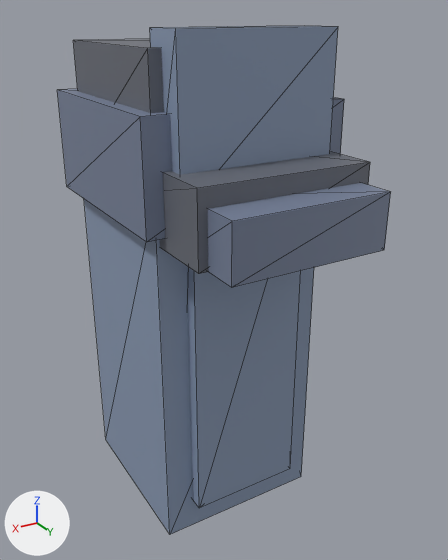
An edit to the glTF model scenes/mecha/parts/leg_left/tankmech_leg_left.glb, drawn before and after from the same camera.
Rendered twice from a camera (50 mm lens) standing at (1.05, 1.96, 0.286) and looking at (-0.036, 0.15, -0.619). The lights are fixed; the arrows at lower left show +X, +Y and +Z. The picture after the commit comes second. Mesh edges are drawn as thin lines.

Objects in the first picture: 'legL_foot', 'legL_foot_toe', 'legL_hip_cap', 'legL_knee', 'legL_knee_plate', 'legL_shin_guard', 'legL_thigh'.
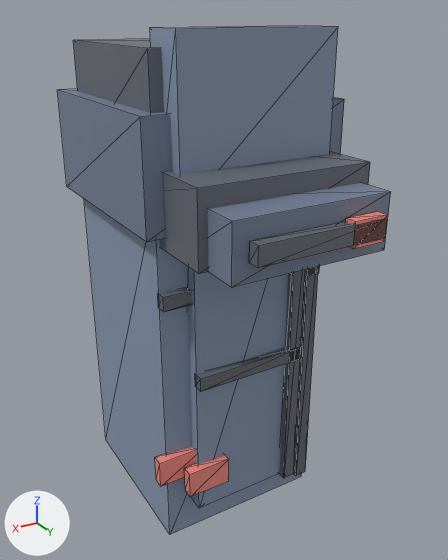
The change, as a diff of the scene's bpy script:
```diff
--- a/scenes/mecha/parts/leg_left/tankmech_leg_left.glb.py
+++ b/scenes/mecha/parts/leg_left/tankmech_leg_left.glb.py
@@ mat_defaultmaterial_018 @@
+mat_defaultmaterial_018 = bpy.data.materials.new('DefaultMaterial.018')
+mat_defaultmaterial_018.use_nodes = True; mat_defaultmaterial_018.node_tree.nodes.clear()
+_N = mat_defaultmaterial_018.node_tree.nodes; _L = mat_defaultmaterial_018.node_tree.links
+n0 = _N.new('ShaderNodeOutputMaterial'); n0.name = 'Material Output'
+n1 = _N.new('ShaderNodeBsdfPrincipled'); n1.name = 'Principled BSDF'
+n2 = _N.new('ShaderNodeVertexColor'); n2.name = 'Color Attribute'
+_L.new(n1.outputs[0], n0.inputs[0])  # 'BSDF' to 'Surface'
+_L.new(n2.outputs[0], n1.inputs[0])  # 'Color' to 'Base Color'
@@ mat_defaultmaterial_017 @@
+mat_defaultmaterial_017 = bpy.data.materials.new('DefaultMaterial.017')
+mat_defaultmaterial_017.use_nodes = True; mat_defaultmaterial_017.node_tree.nodes.clear()
+_N = mat_defaultmaterial_017.node_tree.nodes; _L = mat_defaultmaterial_017.node_tree.links
+n0 = _N.new('ShaderNodeOutputMaterial'); n0.name = 'Material Output'
+n1 = _N.new('ShaderNodeBsdfPrincipled'); n1.name = 'Principled BSDF'
+n2 = _N.new('ShaderNodeVertexColor'); n2.name = 'Color Attribute'
+_L.new(n1.outputs[0], n0.inputs[0])  # 'BSDF' to 'Surface'
+_L.new(n2.outputs[0], n1.inputs[0])  # 'Color' to 'Base Color'
@@ mat_defaultmaterial_012 @@
+mat_defaultmaterial_012 = bpy.data.materials.new('DefaultMaterial.012')
+mat_defaultmaterial_012.use_nodes = True; mat_defaultmaterial_012.node_tree.nodes.clear()
+_N = mat_defaultmaterial_012.node_tree.nodes; _L = mat_defaultmaterial_012.node_tree.links
+n0 = _N.new('ShaderNodeOutputMaterial'); n0.name = 'Material Output'
+n1 = _N.new('ShaderNodeBsdfPrincipled'); n1.name = 'Principled BSDF'
+n2 = _N.new('ShaderNodeVertexColor'); n2.name = 'Color Attribute'
+_L.new(n1.outputs[0], n0.inputs[0])  # 'BSDF' to 'Surface'
+_L.new(n2.outputs[0], n1.inputs[0])  # 'Color' to 'Base Color'
@@ mat_defaultmaterial_011 @@
+mat_defaultmaterial_011 = bpy.data.materials.new('DefaultMaterial.011')
+mat_defaultmaterial_011.use_nodes = True; mat_defaultmaterial_011.node_tree.nodes.clear()
+_N = mat_defaultmaterial_011.node_tree.nodes; _L = mat_defaultmaterial_011.node_tree.links
+n0 = _N.new('ShaderNodeOutputMaterial'); n0.name = 'Material Output'
+n1 = _N.new('ShaderNodeBsdfPrincipled'); n1.name = 'Principled BSDF'
+n2 = _N.new('ShaderNodeVertexColor'); n2.name = 'Color Attribute'
+_L.new(n1.outputs[0], n0.inputs[0])  # 'BSDF' to 'Surface'
+_L.new(n2.outputs[0], n1.inputs[0])  # 'Color' to 'Base Color'
@@ ob_legl_foot_accent @@
+ob_legl_foot_accent = bpy.data.objects.new('legL_foot_accent', me_legl_foot_accent)  # a box spanning x -0.22..-0.1, y 0.705..0.745, z -0.32..-0.24
+ob_legl_foot_accent.location = (0.0, 0.0, 0.0)
@@ ob_legl_foot_line @@
+ob_legl_foot_line = bpy.data.objects.new('legL_foot_line', me_legl_foot_line)  # a box spanning x -0.22..0.22, y 0.705..0.745, z -0.31..-0.25
+ob_legl_foot_line.location = (0.0, 0.0, 0.0)
@@ ob_legl_shin_accent @@
+ob_legl_shin_accent = bpy.data.objects.new('legL_shin_accent', me_legl_shin_accent)  # a box spanning x 0.1..0.26, y 0.37..0.41, z -1.3..-1.2
+ob_legl_shin_accent.location = (0.0, 0.0, 0.0)
@@ ob_legl_shin_line_v @@
+ob_legl_shin_line_v = bpy.data.objects.new('legL_shin_line_v', me_legl_shin_line_v)  # a box spanning x -0.205..-0.155, y 0.37..0.41, z -1.4..-0.2
+ob_legl_shin_line_v.location = (0.0, 0.0, 0.0)
@@ ob_legl_shin_line_h @@
+ob_legl_shin_line_h = bpy.data.objects.new('legL_shin_line_h', me_legl_shin_line_h)  # a box spanning x -0.21..0.21, y 0.37..0.41, z -0.875..-0.825
+ob_legl_shin_line_h.location = (0.0, 0.0, 0.0)
@@ ob_legl_thigh_accent @@
+ob_legl_thigh_accent = bpy.data.objects.new('legL_thigh_accent', me_legl_thigh_accent)  # a box spanning x 0.17..0.35, y 0.32..0.36, z -1.25..-1.15
+ob_legl_thigh_accent.location = (0.0, 0.0, 0.0)
@@ ob_legl_thigh_line_v @@
+ob_legl_thigh_line_v = bpy.data.objects.new('legL_thigh_line_v', me_legl_thigh_line_v)  # a box spanning x -0.305..-0.255, y 0.32..0.36, z -1.47..-0.27
+ob_legl_thigh_line_v.location = (0.0, 0.0, 0.0)
@@ ob_legl_thigh_line_h @@
+ob_legl_thigh_line_h = bpy.data.objects.new('legL_thigh_line_h', me_legl_thigh_line_h)  # a box spanning x -0.31..0.31, y 0.32..0.36, z -0.575..-0.525
+ob_legl_thigh_line_h.location = (0.0, 0.0, 0.0)
```

Where the change shows, as pixel boxes (x1, y1, x2, y2) in the pictures (448 x 560 px):
'legL_shin_line_v', added: after (279, 270, 305, 478)
'legL_foot_line', added: after (249, 219, 387, 268)
'legL_thigh_line_v', added: after (294, 266, 319, 476)
'legL_shin_line_h', added: after (195, 347, 302, 392)
'legL_shin_accent', added (brown): after (184, 455, 229, 497)
'legL_thigh_accent', added (brown): after (155, 446, 196, 486)
'legL_foot_accent', added (pink): after (346, 212, 388, 249)
'legL_thigh_line_h', added: after (158, 266, 320, 312)
